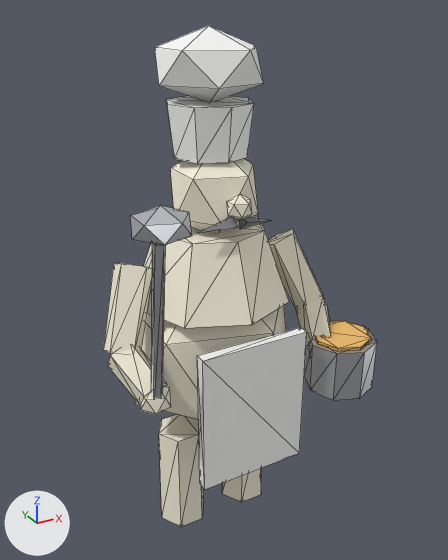
The glTF model godot/assets/models/heroes/camp_cook.glb, before and after one commit.
Rendered twice from a 50 mm camera at (-0.613, -1.177, 1.233) aimed at (0.024, -0.018, 0.654). The axes (+X, +Y, +Z) are drawn at lower left. The lights are the same throughout. The older version comes first. Mesh edges are drawn as thin lines. Where no turn or scale is listed for an object, it has been applied to the vertices. Vertices at exactly the same position are counted once.

Objects in the first picture: 'Camp_Cook'.
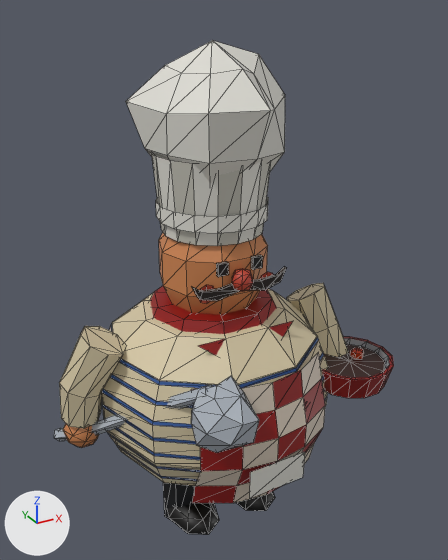
Changed parts and their boxes (x1, y1, x2, y2) in the pictures (448 x 560 px):
'Camp_Cook', reshaped, turned, recoloured: before (103, 26, 377, 527); after (102, 40, 328, 534)
'CampCook_LadleArm', added: after (54, 326, 259, 453)
'CampCook_BowlArm', added: after (287, 283, 394, 398)
part 1 of me_camp_cook, added: after (163, 482, 196, 521)
part 2 of me_camp_cook, added: after (167, 503, 219, 534)
part 3 of me_camp_cook, added: after (236, 491, 275, 511)
part 4 of me_camp_cook, added: after (216, 261, 229, 277)
part 5 of me_camp_cook, added: after (251, 255, 263, 270)
part 6 of me_camp_cook, added: after (232, 269, 253, 291)
part 7 of me_camp_cook, rebuilt: before (144, 216, 289, 328); after (159, 233, 268, 315)
part 8 of me_camp_cook, rebuilt: before (135, 305, 286, 420); after (102, 289, 328, 486)
part 9 of me_camp_cook, rebuilt: before (170, 159, 259, 233); after (152, 153, 271, 246)
part 10 of me_camp_cook, deleted: before (103, 194, 372, 527)
part 11 of me_camp_cook, built on: before (140, 26, 377, 415); after (126, 40, 325, 503)

What changed in the scene script:
```text
Add mat_pk_craft:
    mat_pk_craft = bpy.data.materials.new('PK_Craft')
    # nodes: BsdfPrincipled, Mix, OutputMaterial, VertexColor
    # colours: white #e7e7e7, mixed with the vertex colours
Change me_camp_cook:
    remove me_camp_cook.from_pydata(...)  # 238 vertices, 392 faces; spans x -0.284..0.339, y -0.318..0.186, z 0.0..1.2
    remove me_camp_cook.materials.append(mat_gb_recipe)  # pale yellow #f7f1dd
    remove me_camp_cook.materials.append(mat_gb_apron)  # white #f9f9f7
    remove me_camp_cook.materials.append(mat_gb_wire)  # grey #818186
    remove me_camp_cook.materials.append(mat_gb_foil)  # white #e7eaef
    remove me_camp_cook.materials.append(mat_gb_metal)  # light grey #c8cace
    remove me_camp_cook.materials.append(mat_gb_stew)  # orange #edbc6c
    add me_camp_cook.from_pydata(...)  # 560 vertices, 951 faces; spans x -0.285..0.285, y -0.3..0.271, z -0.006..1.168
    me_camp_cook part 1: a new loose piece, an 8-sided cylinder along z spanning x -0.145..-0.025, y -0.06..0.06, z 0.0..0.2, in mat_pk_craft
    me_camp_cook part 2: a new loose piece, a UV sphere (8 segments, 4 rings, poles along z) spanning x -0.15..-0.02, y -0.137..0.057, z -0.006..0.066, in mat_pk_craft
    me_camp_cook part 3: a new loose piece, a UV sphere (8 segments, 4 rings, poles along z) spanning x 0.02..0.15, y -0.137..0.057, z -0.006..0.066, in mat_pk_craft
    me_camp_cook part 4: a new loose piece, a box spanning x -0.054..-0.03, y -0.128..-0.118, z 0.715..0.742, in mat_pk_craft
    me_camp_cook part 5: a new loose piece, a box spanning x 0.03..0.054, y -0.128..-0.118, z 0.715..0.742, in mat_pk_craft
    me_camp_cook part 6: a new loose piece, a UV sphere (6 segments, 4 rings, poles along z) spanning x -0.026..0.026, y -0.158..-0.112, z 0.674..0.726, in mat_pk_craft
    me_camp_cook part 7: the loose piece of 16 vertices spanning x -0.186..0.186, y -0.186..0.186, z 0.621..0.786 is rebuilt with 42 vertices and now spans x -0.125..0.125, y -0.119..0.119, z 0.59..0.8, in mat_pk_craft
    me_camp_cook part 8: the loose piece of 12 vertices spanning x -0.204..0.204, y -0.174..0.174, z 0.248..0.703 is rebuilt with 192 vertices and now spans x -0.285..0.285, y -0.271..0.271, z 0.17..0.6, in mat_pk_craft
    me_camp_cook part 9: the loose piece of 12 vertices spanning x -0.096..0.096, y -0.112..0.071, z 0.761..0.977 is rebuilt with 32 vertices and now spans x -0.13..0.13, y -0.13..0.13, z 0.775..0.95, in mat_pk_craft
    me_camp_cook part 10: 13 loose pieces with 130 vertices, spanning x -0.284..0.327, y -0.318..0.054, z 0.0..0.937, are deleted
    me_camp_cook part 11: 68 vertices removed from x -0.248..0.339, y -0.257..0.106, z 0.393..1.2; 170 vertices added at x -0.167..0.18, y -0.3..0.152, z 0.22..1.168
    other edits to the shape of me_camp_cook do not show in these pictures
    add me_camp_cook.materials.append(mat_pk_craft)
Change ob_camp_cook:
    ob_camp_cook.rotation_euler: (0.0, 0.0, 0.0) -> (0.0, 0.00678, 0.0)  # degrees (0, 0, 0) -> degrees (0, 0.4, 0)
Add ob_campcook_ladlearm:
    ob_campcook_ladlearm = bpy.data.objects.new('CampCook_LadleArm', me_campcook_ladlearm)  # 104 vertices, 192 faces; spans x -0.117..0.214, y -0.346..0.108, z -0.295..0.025
    ob_campcook_ladlearm.location = (-0.266, 0.0, 0.564)
Add ob_campcook_bowlarm:
    ob_campcook_bowlarm = bpy.data.objects.new('CampCook_BowlArm', me_campcook_bowlarm)  # 141 vertices, 252 faces; spans x -0.086..0.124, y -0.272..0.051, z -0.216..0.024
    ob_campcook_bowlarm.location = (0.274, 0.0, 0.56)
```
